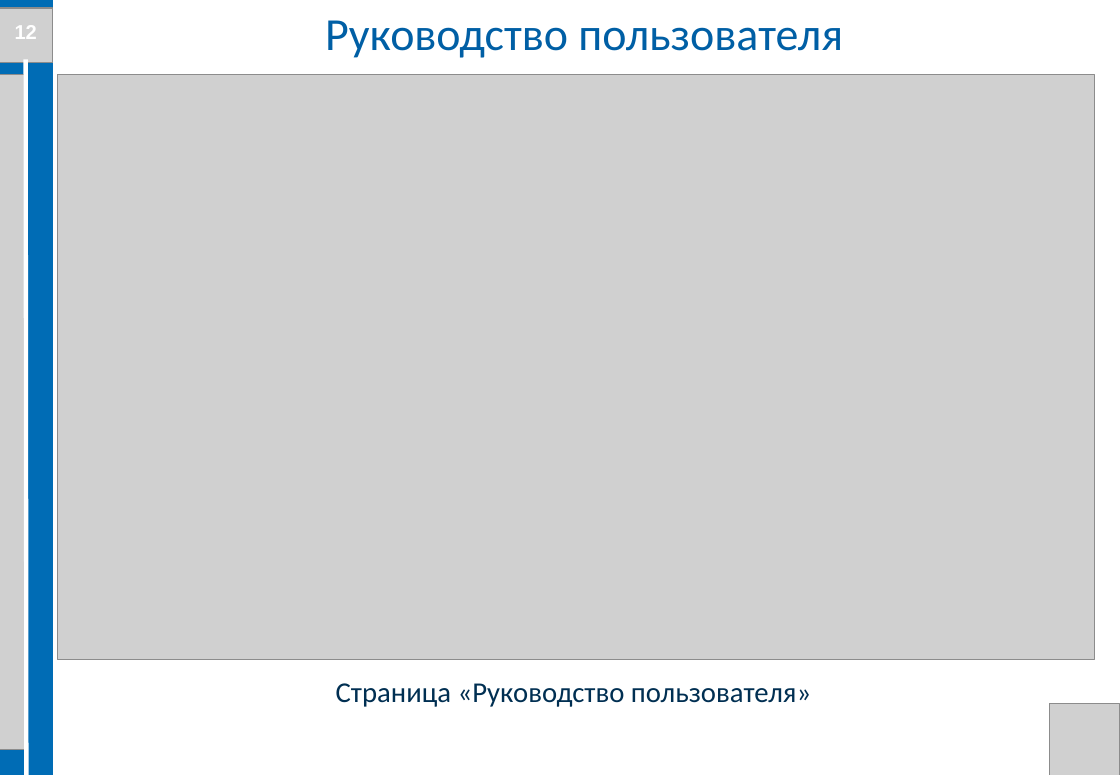
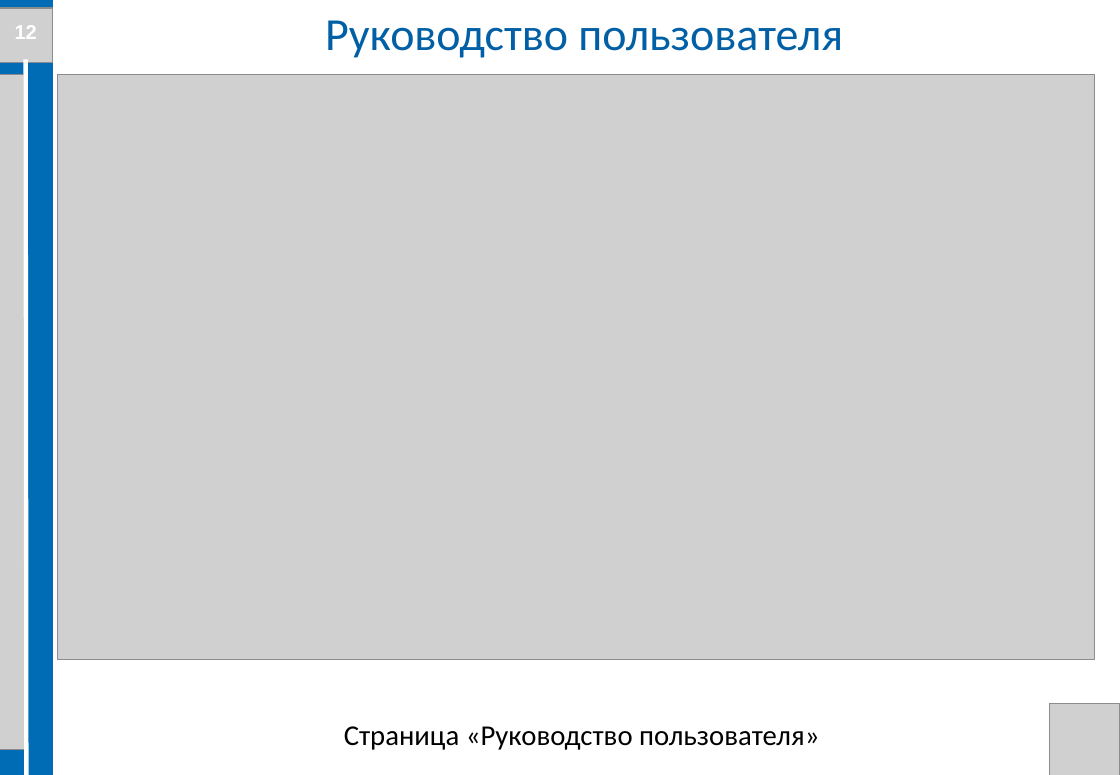
Before and after one commit to Evgenij1234/Diplom-work, a slide deck: slide 12 of Documents/Презентация ВКР Семенов Е.А. БПЦ 21-01.pptx. Drawn at 1120x775 pixels with LibreOffice and Linux fonts; fonts in the diff are those of the drawing; grey boxes stand for pictures; background and template pictures are left out. Boxes give left, top, right and bottom in pixels: in the first picture for what was removed or moved away, otherwise in the second. Text is boxed around its words. In the diff, an @@ line names an element or a change of style, - is before the commit and + after.

```diff
--- a/Documents/Презентация ВКР Семенов Е.А. БПЦ 21-01.pptx
+++ b/Documents/Презентация ВКР Семенов Е.А. БПЦ 21-01.pptx
@@ text "Страница «Руководство пользователя»": place and size @@
-text "Страница «Руководство пользователя»" at (336, 683, 811, 707)
+text "Страница «Руководство пользователя»" at (344, 726, 819, 750)
@@ text "Страница «Руководство пользователя»" at (344, 726, 819, 750): text colour #003052 to #000000 @@
```
Also in this commit, not shown: 19 other slides changed, 40 other files.
